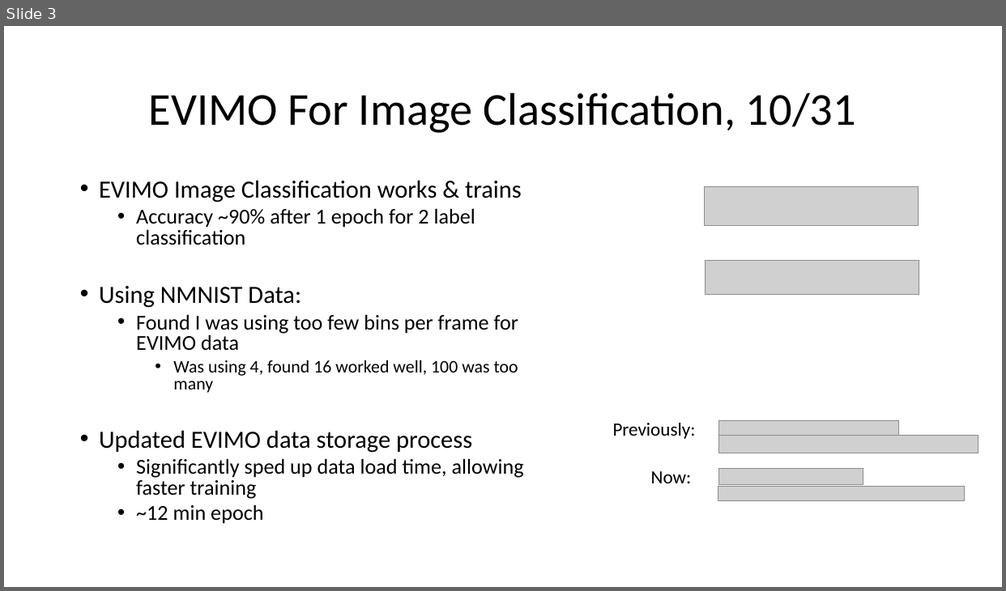
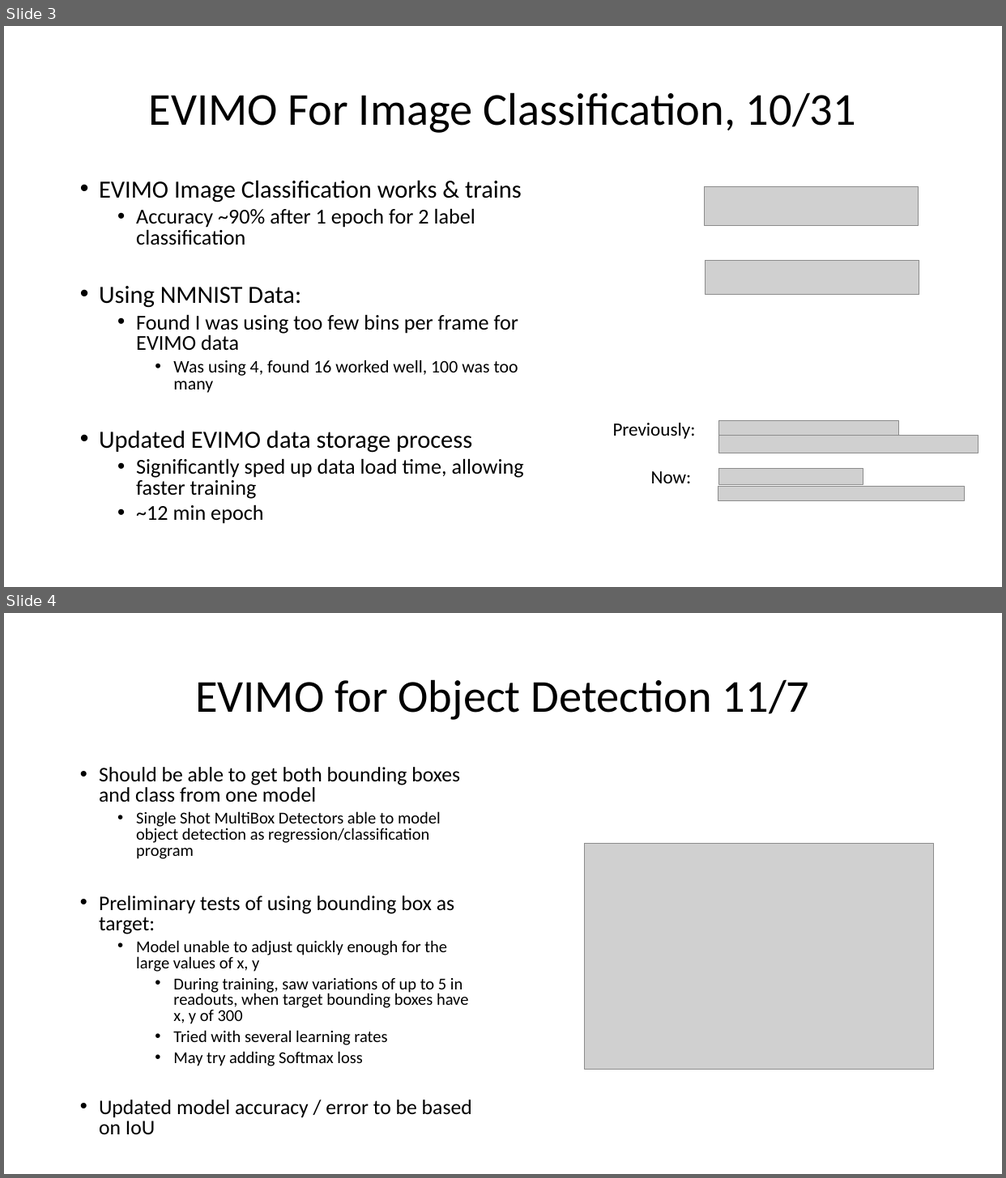
Before and after one commit to tarmst/snn, a slide deck: SNN.pptx. Shown one above the other, each under a label of ours: slide 3 before the commit, slides 3 and 4 after it. The pictures are 1006x591 and 1006x1178 pixels, drawn with LibreOffice and Linux fonts; fonts in the diff are those of the drawing; grey boxes stand for pictures. Boxes give left, top, right and bottom in pixels: in the first picture for what was removed or moved away, otherwise in the second. Text is boxed around its words. In the diff, an @@ line names an element or a change of style, - is before the commit and + after.

Commit message:
Week 1 of trying an SNN for obj det, with EVIMO

```diff
--- a/SNN.pptx
+++ b/SNN.pptx
@@ slide 4 added at bbox=[4, 613, 1002, 1174], background #FFFFFF @@
@@ title added at bbox=[195, 679, 810, 720], 44 pt, text #000000 @@
+EVIMO for Object Detection 11/7
@@ text added at bbox=[99, 767, 472, 1135], 16 pt, text #000000 @@
+• Should be able to get both bounding boxes and class from one model
+  • Single Shot MultiBox Detectors able to model object detection as regression/classification program
+• Preliminary tests of using bounding box as target:
+  • Model unable to adjust quickly enough for the large values of x, y
+    • During training, saw variations of up to 5 in readouts, when target bounding boxes have x, y of 300
+    • Tried with several learning rates
+    • May try adding Softmax loss
+• Updated model accuracy / error to be based on IoU
@@ picture added at bbox=[584, 843, 934, 1069] @@
```
Also in this commit, not shown: 2 other files.
